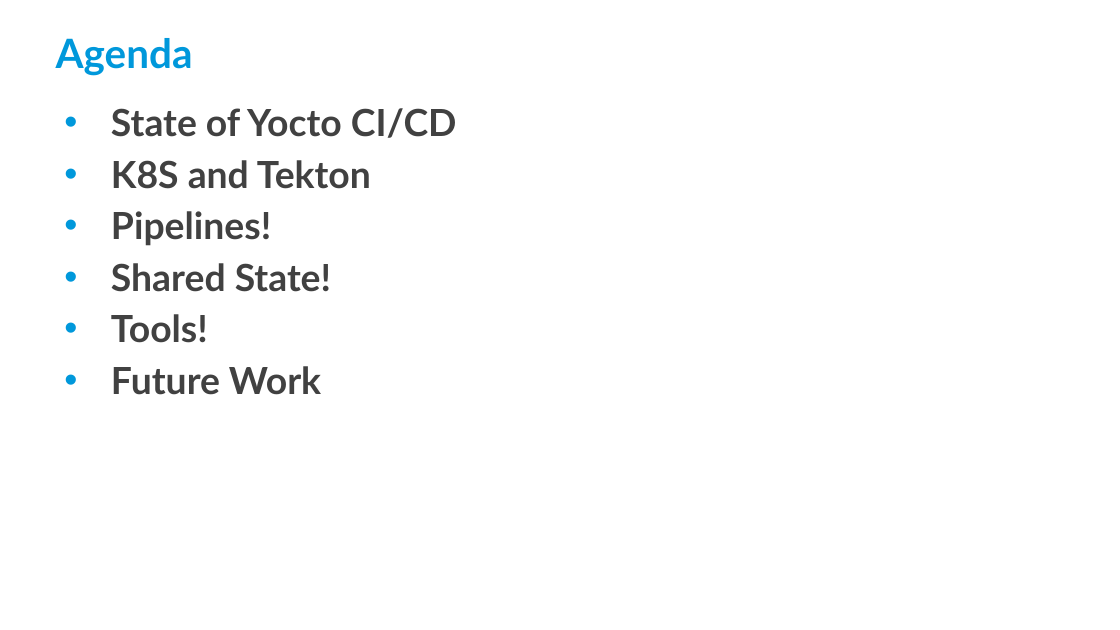
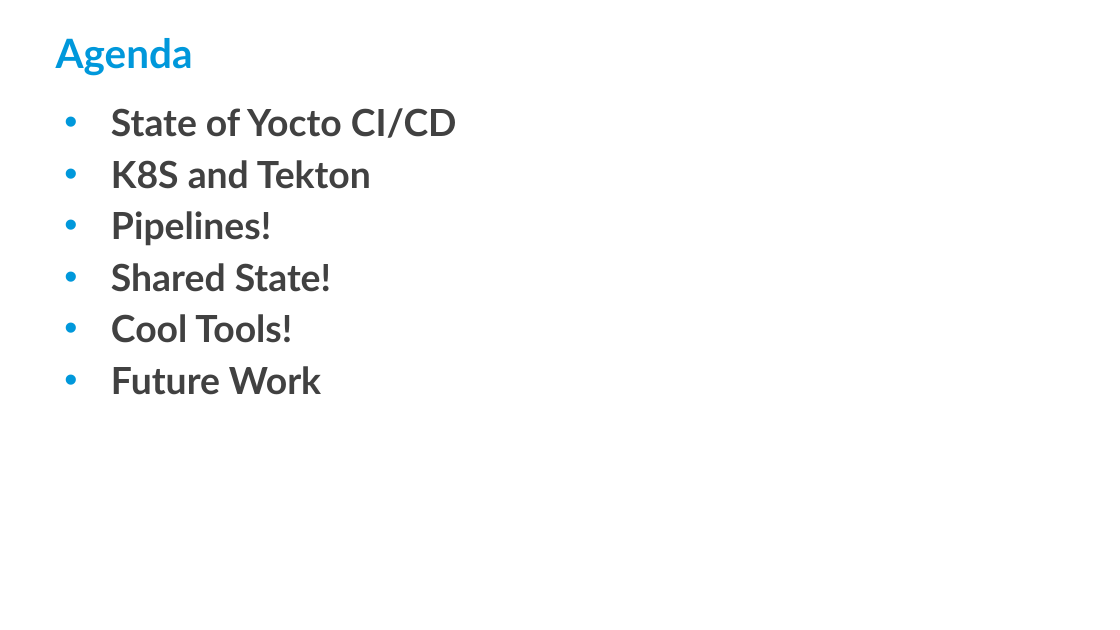
Before and after one commit to threexc/yocto-tekton, a slide deck: slide 3 of yddtalk/YP_DevDay_k8s_tekton.odp. Drawn at 1120x630 pixels with LibreOffice and Linux fonts; fonts in the diff are those of the drawing; background and template pictures are left out. Boxes give left, top, right and bottom in pixels: in the first picture for what was removed or moved away, otherwise in the second. Text is boxed around its words. In the diff, an @@ line names an element or a change of style, - is before the commit and + after.

```diff
--- a/yddtalk/YP_DevDay_k8s_tekton.odp
+++ b/yddtalk/YP_DevDay_k8s_tekton.odp
@@ text at (111,314,292,343): text changed @@
-• Tools!
+• Cool Tools!
```
Also in this commit, not shown: 6 other slides changed, 7 slides added, 2 slides removed.
